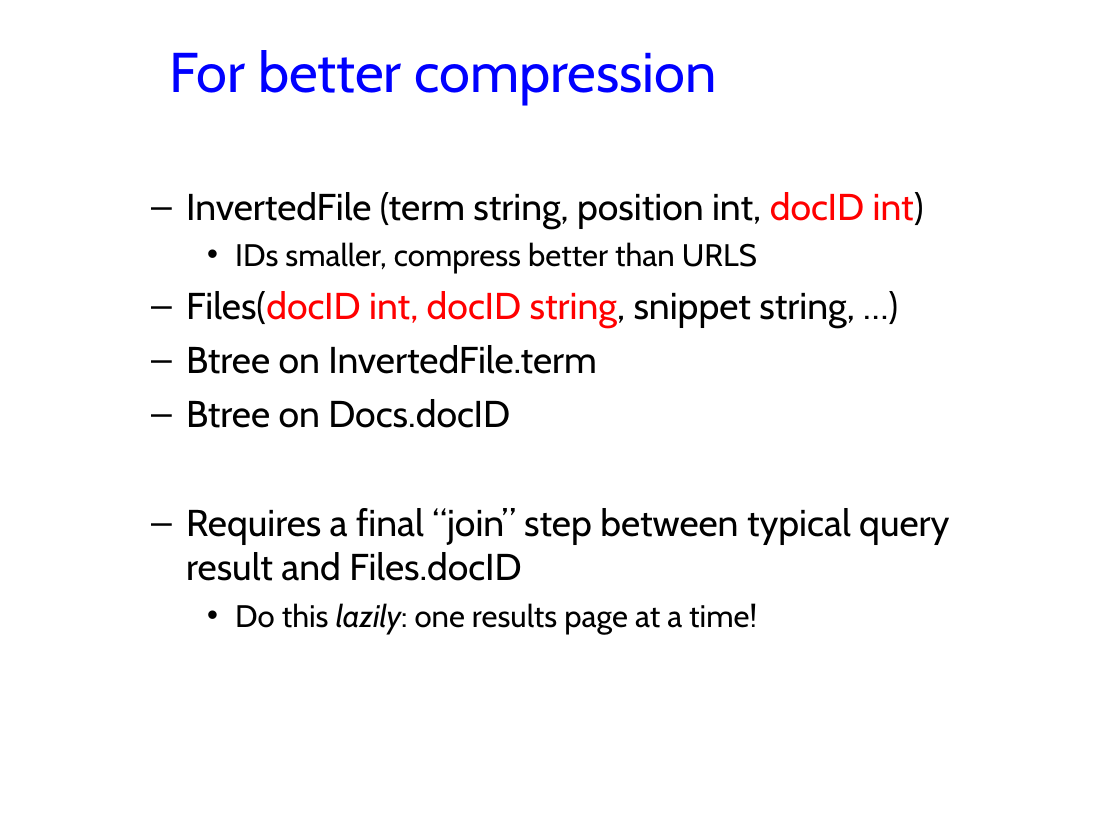
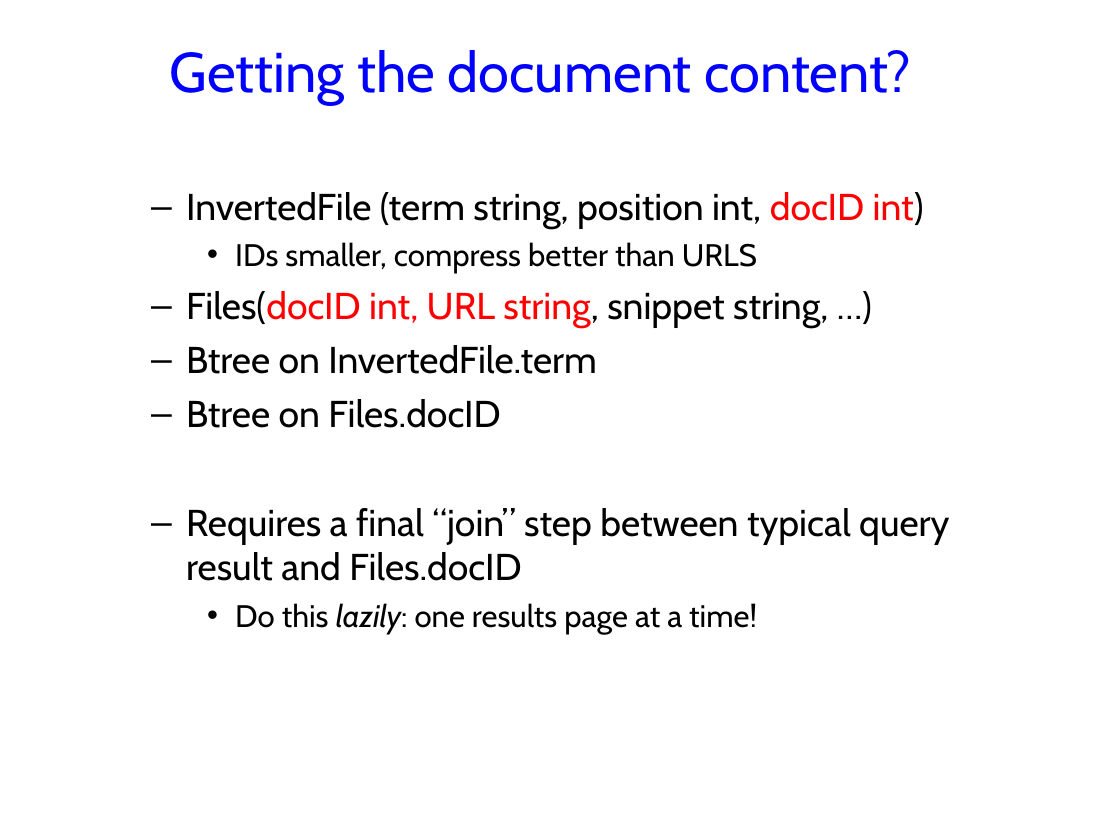
Before and after one commit to jhellerstein/cs186-09, a slide deck: slide 13 of lecs/08-BooleanSearch.ppt. Drawn at 1120x840 pixels with LibreOffice and Linux fonts; fonts in the diff are those of the drawing; background and template pictures are left out. Boxes give left, top, right and bottom in pixels: in the first picture for what was removed or moved away, otherwise in the second. Text is boxed around its words. In the diff, an @@ line names an element or a change of style, - is before the commit and + after.

Commit message:
Changes from lecture

```diff
--- a/lecs/08-BooleanSearch.ppt
+++ b/lecs/08-BooleanSearch.ppt
@@ title at (170,50,911,104): text changed @@
-For better compression
+Getting the document content?
@@ text at (186,291,828,327): text changed @@
-  – Files(docID int, docID string, snippet string, …)
+  – Files(docID int, URL string, snippet string, …)
@@ text at (186,399,500,428): text changed @@
-  – Btree on Docs.docID
+  – Btree on Files.docID
```
Also in this commit, not shown: 1 other slide changed, 1 other file.
